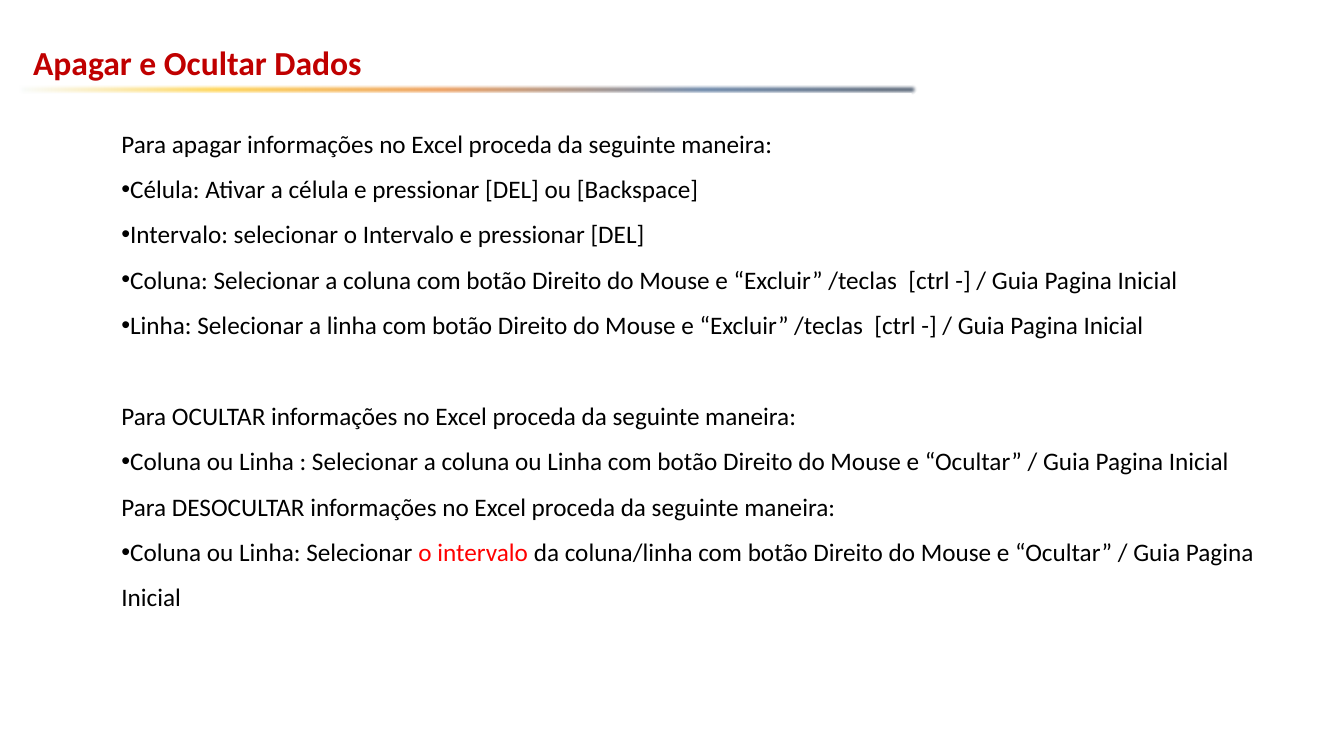
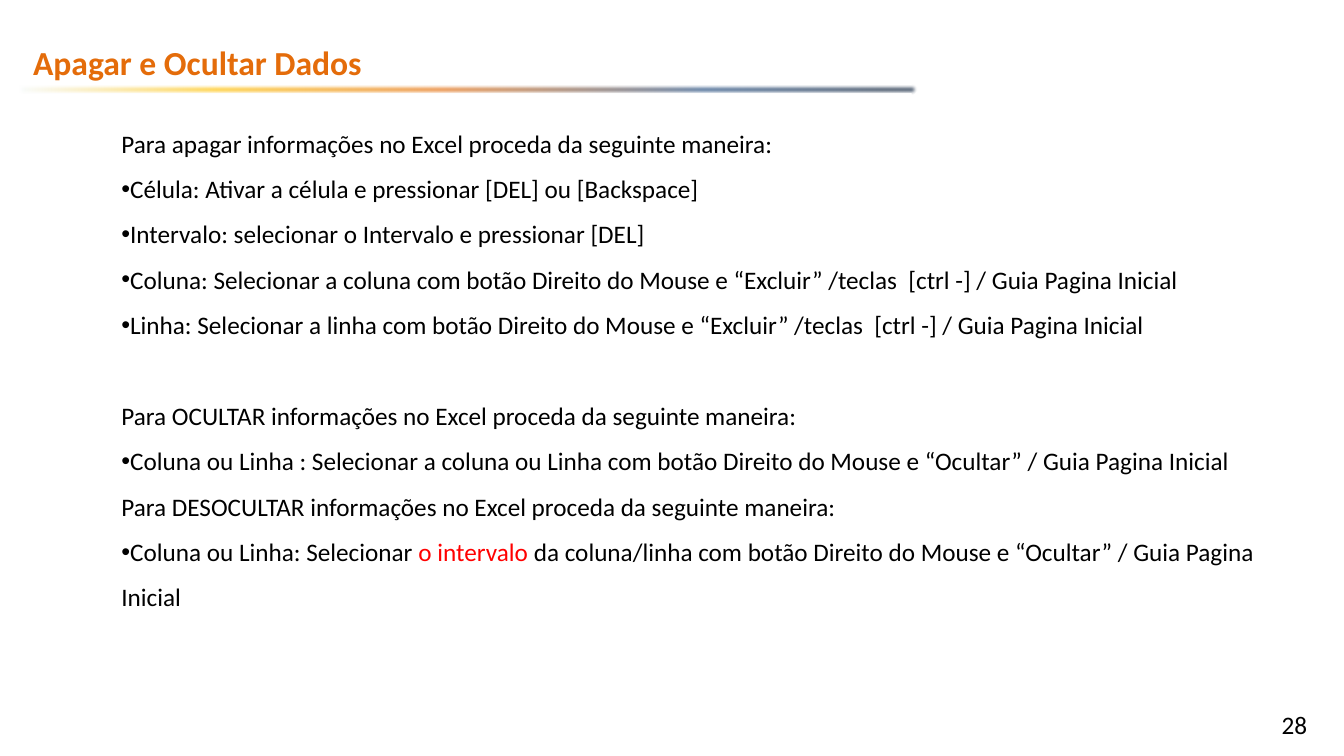
Before and after one commit to emerson-fenrir/Excel_Basico, a slide deck: slide 28 of Aula3.pptx (slide 25 before the commit). Drawn at 1344x756 pixels with LibreOffice and Linux fonts; fonts in the diff are those of the drawing; background and template pictures are left out. Boxes give left, top, right and bottom in pixels: in the first picture for what was removed or moved away, otherwise in the second. Text is boxed around its words. In the diff, an @@ line names an element or a change of style, - is before the commit and + after.

```diff
--- a/Aula3.pptx
+++ b/Aula3.pptx
@@ text "Apagar e Ocultar Dados" at (33,51,361,81): text colour #C00000 to #E46C0A @@
@@ page number added at (1282,716,1308,735), 18 pt, text #000000 @@
+28
```
Also in this commit, not shown: 43 other slides changed, 3 slides added, 1 other file.
